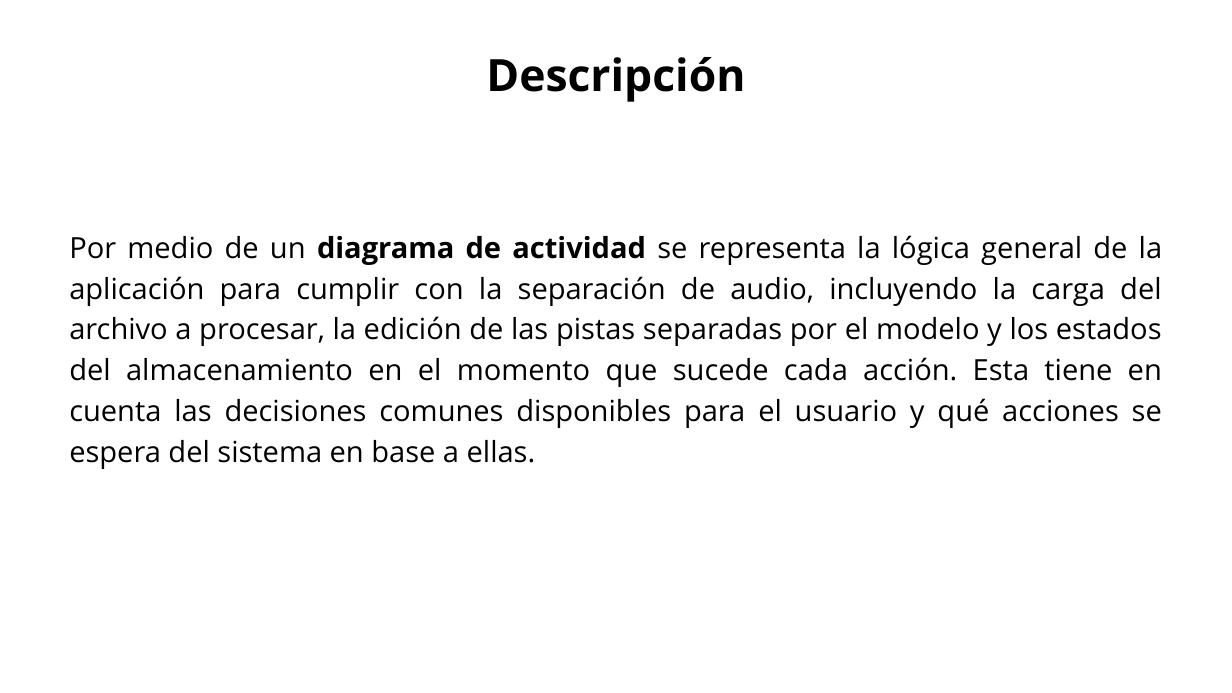
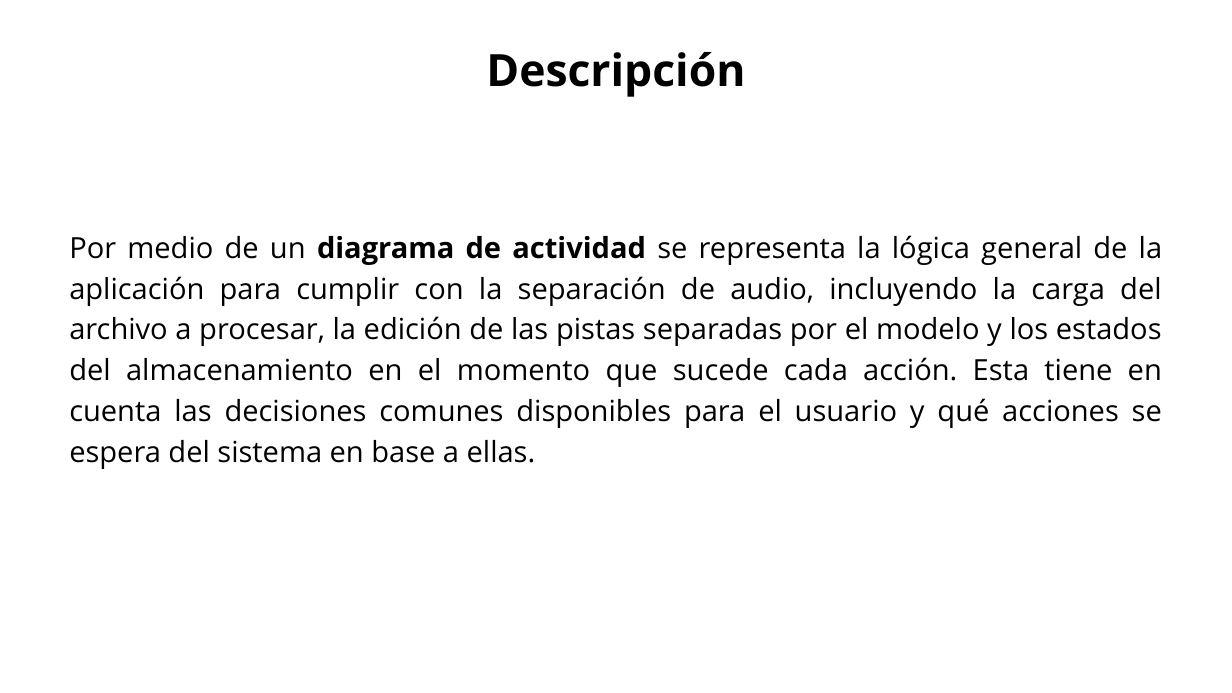
Before and after one commit to Jucer74/SoftwareArchitecture, a slide deck: slide 4 of Project/Views/SistemaSeparacionAudio.views.pptx. Drawn at 1232x693 pixels with LibreOffice and Linux fonts; fonts in the diff are those of the drawing. Boxes give left, top, right and bottom in pixels: in the first picture for what was removed or moved away, otherwise in the second. Text is boxed around its words. In the diff, an @@ line names an element or a change of style, - is before the commit and + after.

```diff
--- a/Project/Views/SistemaSeparacionAudio.views.pptx
+++ b/Project/Views/SistemaSeparacionAudio.views.pptx
@@ text "Descripción" moved from (x1=486, y1=57, x2=745, y2=102) to (x1=486, y1=52, x2=745, y2=97) @@
```
Also in this commit, not shown: 11 other slides changed.
